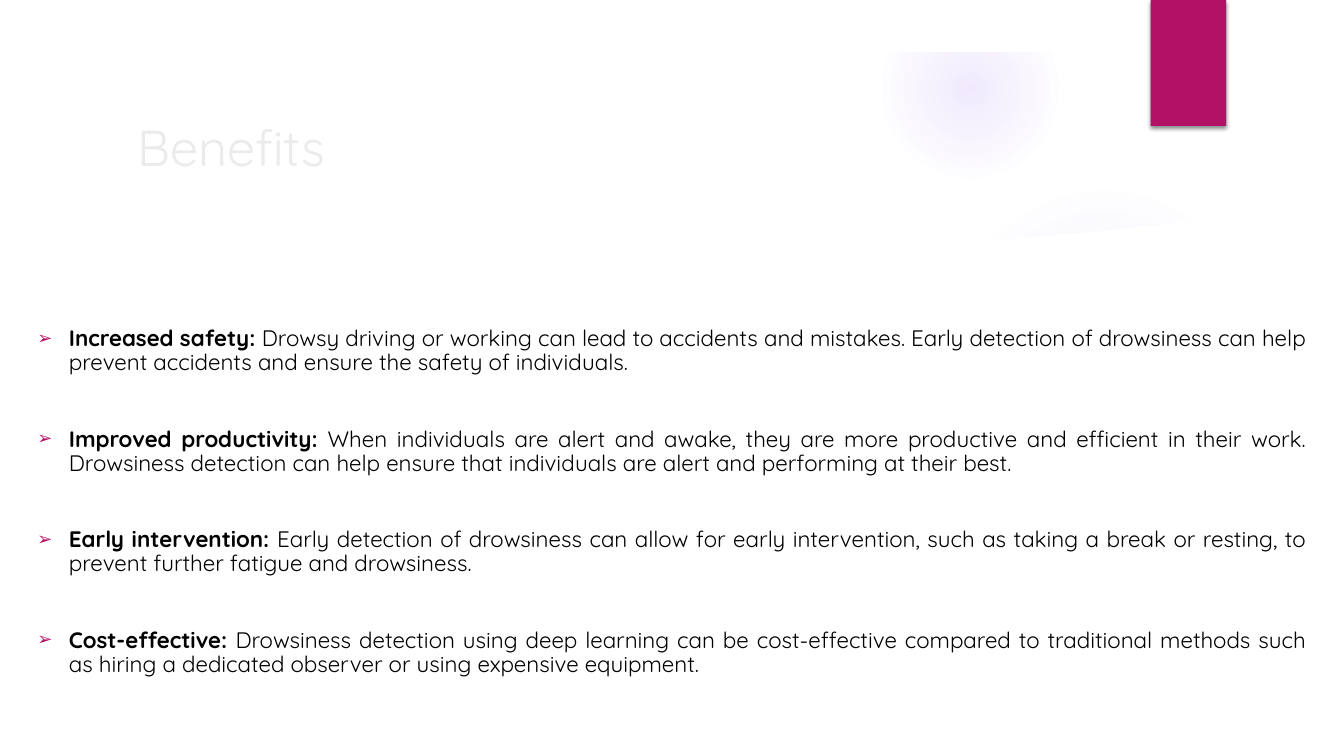
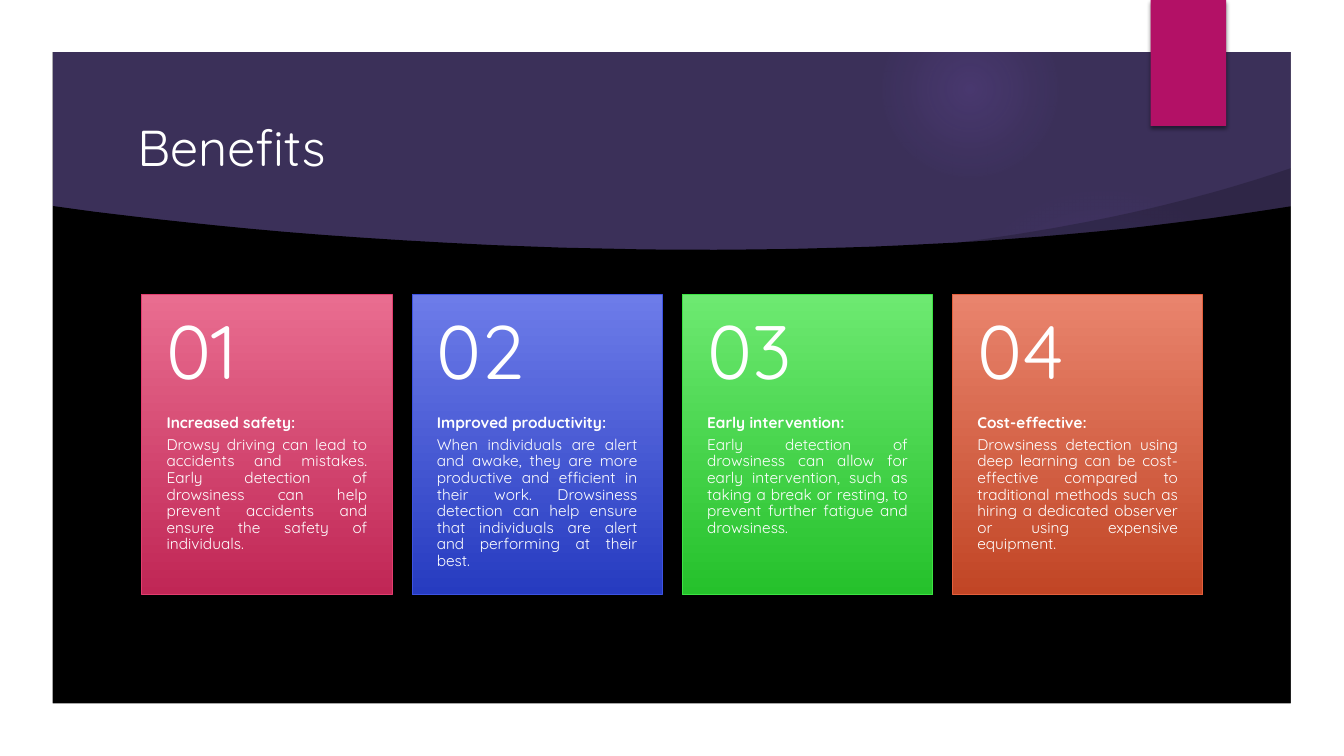
Before and after one commit to RisshhavRana/Capstone-Project---Group-3, a slide deck: slide 14 of Drowsiness Detection for Truck Drivers.pptx. Drawn at 1344x756 pixels with LibreOffice and Linux fonts; fonts in the diff are those of the drawing; background and template pictures are left out. Boxes give left, top, right and bottom in pixels: in the first picture for what was removed or moved away, otherwise in the second. Text is boxed around its words. In the diff, an @@ line names an element or a change of style, - is before the commit and + after.

```diff
--- a/Drowsiness Detection for Truck Drivers.pptx
+++ b/Drowsiness Detection for Truck Drivers.pptx
@@ freeform shape at box(0, 0, 1344, 756): fill #FFFFFF to #000000 @@
@@ freeform shape added at box(0, 0, 1344, 756), fill #FFFFFF @@
@@ rectangle removed at box(1150, 0, 1226, 126) @@
@@ rectangle added at box(1150, 0, 1226, 126), fill #B31166 @@
@@ title "Benefits" at box(137, 129, 325, 167): text colour #EBEBEB to #FFFFFF @@
@@ freeform shape at box(935, 168, 1302, 278): fill #FFFFFF at 20% opacity to #000000 at 20% opacity @@
@@ freeform shape at box(50, 206, 1294, 706): fill #FFFFFF to #000000 @@
@@ text removed at box(69, 329, 1306, 677) @@
-➢ Increased safety: Drowsy driving or working can lead to accidents and mistakes. Early detection of drowsiness can help prevent accidents and ensure the safety of individuals.
-➢ Improved productivity: When individuals are alert and awake, they are more productive and efficient in their work. Drowsiness detection can help ensure that individuals are alert and performing at their best.
-➢ Early intervention: Early detection of drowsiness can allow for early intervention, such as taking a break or resting, to prevent further fatigue and drowsiness.
-➢ Cost-effective: Drowsiness detection using deep learning can be cost-effective compared to traditional methods such as hiring a dedicated observer or using expensive equipment.
@@ group added at box(142, 294, 1203, 595): 8 texts, 4 rectangles @@
+Increased safety:
+Drowsy driving can lead to accidents and mistakes. Early detection of drowsiness can help prevent accidents and ensure the safety of individuals.
+01
+Improved productivity:
+When individuals are alert and awake, they are more productive and efficient in their work. Drowsiness detection can help ensure that individuals are alert and performing at their best.
+02
+Early intervention:
+Early detection of drowsiness can allow for early intervention, such as taking a break or resting, to prevent further fatigue and drowsiness.
+03
+Cost-effective:
+Drowsiness detection using deep learning can be cost-effective compared to traditional methods such as hiring a dedicated observer or using expensive equipment.
+04
```
Also in this commit, not shown: 8 other slides changed.
